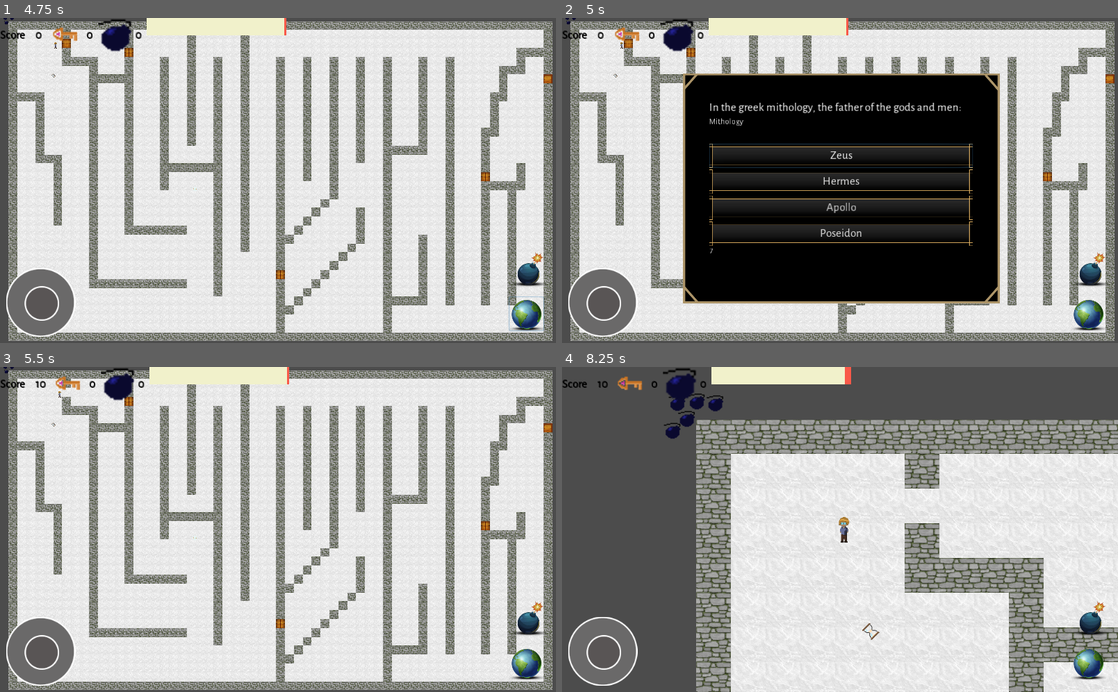
Above: before the commit, frames 1-4 (two rows, left to right).
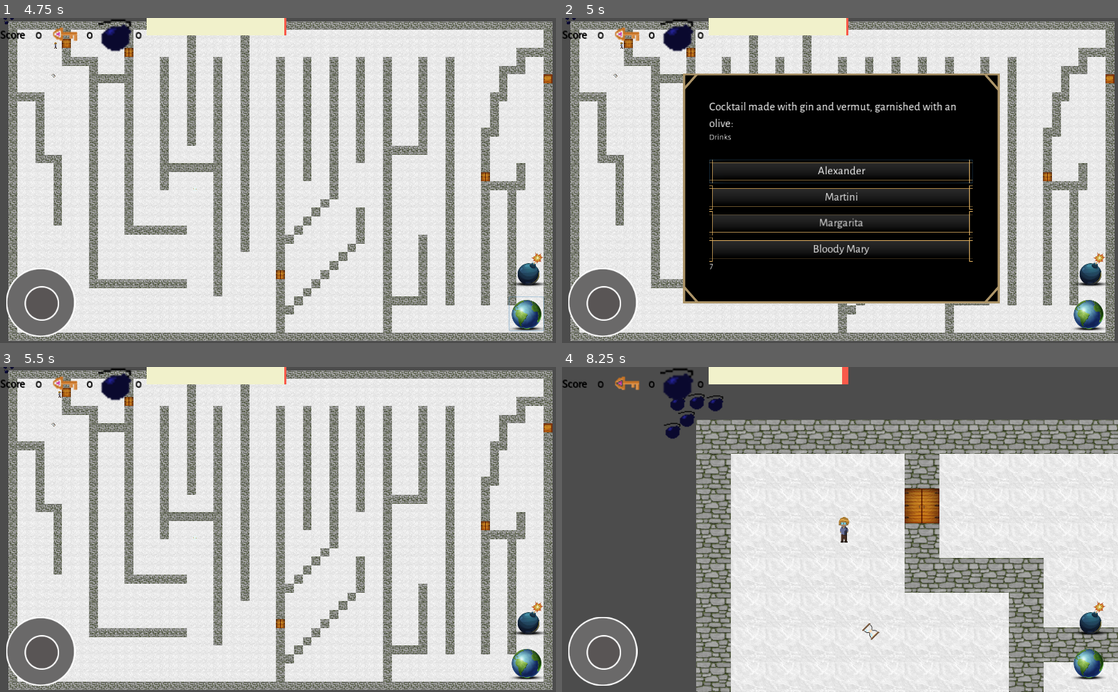
Above: after the commit, the same moments.

Repository: rogerdv/labyrinth
Game: Godot game, scene res://Scenes/main_menu.tscn
Two runs of this game, one before a commit and one after it. Both use one fixed random seed, a clock stepped at 60 frames per second and the inputs below. The engine's default icon, where the game draws it, is replaced by a stand-in: a white triangle on a blue panel in a dark square.
Inputs (mouse positions are in pixels of both pictures, inside the frame that each line leads up to):
- Up to frame 1 (4.75 s): click "New game" at 0.5 s; click (528, 268) at 1.25 s; click (528, 313) at 2 s; tap Enter at 2.75 s; move the mouse to (400, 164) at 2.77 s; hold Right (ui_right) 2.78-3.5 s; tap M at 2.85, 4.35 s; click (400, 164) at 2.92 s; tap Space at 3.02, 4.25 s; drag from (166, 196) to (55, 76) at 3.52 s; move the mouse to (333, 109) at 4.27 s; hold Right (ui_right) from 4.28 s (still down)
- Up to frame 2 (5 s): keep holding Right (ui_right)
- Up to frame 3 (5.5 s): release Right (ui_right) at 5 s; click "Zeus" (after the commit: "Alexander") at 5 s
- Up to frame 4 (8.25 s): tap Enter at 5.75, 8 s; drag from (812, 594) to (617, 425) at 5.77 s; tap Space at 6.5, 6.77 s; move the mouse to (1006, 578) at 6.52 s; hold Left (ui_left) 6.53-7.25 s; tap M at 6.6, 8.1 s; drag from (673, 480) to (756, 448) at 7.27 s; move the mouse to (867, 529) at 8.02 s; hold Down (ui_down) from 8.03 s (still down); click (867, 529) at 8.17 s

Frame 1 is identical in both runs. In frame 2, 11% of the frame differs, in the area x 26-74%, y 25-78%; in frame 3, 0.5%; in frame 4, 1.1%.

Commit message:
move some logic from QuestionPanel to GameInstance

Diff:
--- a/Scripts/GameInstance.gd
+++ b/Scripts/GameInstance.gd
@@ -1,9 +1,6 @@
 extends Node
 
 
-# Declare member variables here. Examples:
-# var a: int = 2
-# var b: String = "text"
 var easy
 var ghost
 var score:int = 0
@@ -12,6 +9,8 @@
 var KeysUsed:int = 0
 var BombsUsed:int = 0
 var GhostsKilled:int = 0
+
+
 #scene temp values
 var SceneScore:int = 0
 var SceneKeysUsed:int = 0
@@ -25,32 +24,18 @@
 var NextScene
 
 
-# Called when the node enters the scene tree for the first time.
 func _ready() -> void:
 	get_tree().set_quit_on_go_back(false)
-	var qfile = File.new()
+
 	if OS.get_locale().begins_with("es"):
-		qfile.open("res://QuestionsDB/easy-es.json", File.READ)
-		var Json = JSON.parse(qfile.get_as_text())
-		error = Json.error
+		_read_easy_question_db_by_lang("es")
+		_read_ghost_question_db_by_lang("es")
+	else:
+		_read_easy_question_db_by_lang("en")
+		_read_ghost_question_db_by_lang("en")
 
-		easy = Json.result
-		qfile.close()
-		qfile.open("res://QuestionsDB/ghost-es.json", File.READ)
-		Json  = JSON.parse(qfile.get_as_text())
-		ghost = Json.result
-		qfile.close()
-	else:
-		qfile.open("res://QuestionsDB/easy-en.json", File.READ)
-		var Json = JSON.parse(qfile.get_as_text())
-		error = Json.error
-		easy = Json.result
-		qfile.close()
-		qfile.open("res://QuestionsDB/ghost-en.json", File.READ)
-		Json  = JSON.parse(qfile.get_as_text())
-		ghost = Json.result
-		qfile.close()
 	randomize()
+
 
 func SaveGame():
 	var savefile = File.new()
@@ -61,6 +46,7 @@
 	savefile.store_32(KeysUsed)
 	savefile.store_32(BombsUsed)
 	savefile.store_32(GhostsKilled)
+
 
 func LoadGame():
 	var savefile = File.new()
@@ -75,6 +61,82 @@
 	get_tree().change_scene(scene)
 
 
-# Called every frame. 'delta' is the elapsed time since the previous frame.
-#func _process(delta: float) -> void:
-#	pass
+func get_easy_rand_question():
+	# generate a random question id
+	var idx = randi() % easy.size()
+
+	# check if question was recently displayed
+	while PrevEasy.has(idx):
+		idx = randi() % easy.size()
+
+	# clean previous easy question stack
+	_manage_easy_stack(idx)
+
+	# shuffle choises
+	return _shuffle_question_choices(easy[idx])
+
+
+func get_ghost_rand_question():
+	# generate a random question id
+	var idx = randi() % ghost.size()
+
+	# check if question was recently displayed
+	while PrevGhost.has(idx):
+		idx = randi() % ghost.size()
+
+	# clean previous ghost question stack
+	_manage_ghost_stack(idx)
+
+	# shuffle choises
+	return _shuffle_question_choices(ghost[idx])
+
+
+
+# Private
+
+
+func _read_easy_question_db_by_lang(lang):
+	var file = File.new()
+	file.open("res://QuestionsDB/easy-" + lang + ".json", File.READ)
+
+	var json_result = JSON.parse(file.get_as_text())
+	easy = json_result.result
+	error = json_result.error
+
+	file.close()
+
+
+func _read_ghost_question_db_by_lang(lang):
+	var file = File.new()
+	file.open("res://QuestionsDB/ghost-" + lang + ".json", File.READ)
+
+	var json_result = JSON.parse(file.get_as_text())
+	ghost = json_result.result
+	error = json_result.error
+
+	file.close()
+
+
+func _manage_easy_stack(idx : int):
+	if PrevEasy.size() == 5:
+		PrevEasy.remove(0)
+		PrevEasy.append(idx)
+	else:
+		PrevEasy.append(idx)
+
+
+func _manage_ghost_stack(idx : int):
+	if PrevGhost.size() == 5:
+		PrevGhost.remove(0)
+		PrevGhost.append(idx)
+	else:
+		PrevGhost.append(idx)
+
+
+func _shuffle_question_choices(question):
+	var choices = question.choices
+
+	choices.shuffle()
+	question.choices = choices
+
+	return question
--- a/Scripts/UI/QuestionPanel.gd
+++ b/Scripts/UI/QuestionPanel.gd
@@ -1,13 +1,10 @@
 extends Control
 
 
-# Declare member variables here. Examples:
-# var a: int = 2
-# var b: String = "text"
 var mode:int = 0
-var idx:int=0
-var q
-var timer:float=0
+var idx:int = 0
+var question
+var timer:float = 0
 var counter:int = 7
 var x:int
 var y:int
@@ -15,88 +12,70 @@
 var ghost
 
 
-# Called when the node enters the scene tree for the first time.
 func _ready() -> void:
 	$PanelContainer/VBoxContainer/HBoxContainer/time.text = String(counter)
-	if (mode==1):
-		idx = randi()%GameInstance.easy.size()
-		#check if question was recently displayed
-		while GameInstance.PrevEasy.has(idx):
-			idx = randi()%GameInstance.easy.size()
-		if GameInstance.PrevEasy.size()==5:
-			GameInstance.PrevEasy.remove(0)
-			GameInstance.PrevEasy.append(idx)
-		else:
-			GameInstance.PrevEasy.append(idx)
-		q = GameInstance.easy[idx]
-		$PanelContainer/VBoxContainer/question.text = q["question"]
-		$PanelContainer/VBoxContainer/topic.text = q["topic"]
-		var answers = q["choices"]
-		answers.shuffle()
-		$PanelContainer/VBoxContainer/a1.text = answers[0]["answer"]
-		$PanelContainer/VBoxContainer/a2.text = answers[1]["answer"]
-		$PanelContainer/VBoxContainer/a3.text = answers[2]["answer"]
-		$PanelContainer/VBoxContainer/a4.text = answers[3]["answer"]
-	elif (mode==2):
-		idx = randi()%GameInstance.ghost.size()
-		while GameInstance.PrevGhost.has(idx):
-			idx = randi()%GameInstance.ghost.size()
-		if GameInstance.PrevGhost.size()==5:
-			GameInstance.PrevGhost.remove(0)
-			GameInstance.PrevGhost.append(idx)
-		else:
-			GameInstance.PrevGhost.append(idx)
-		q = GameInstance.ghost[idx]
-		$PanelContainer/VBoxContainer/question.text = q["question"]
-		$PanelContainer/VBoxContainer/topic.text = q["topic"]
-		var answers = q["choices"]
-		answers.shuffle()
-		$PanelContainer/VBoxContainer/a1.text = answers[0]["answer"]
-		$PanelContainer/VBoxContainer/a2.text = answers[1]["answer"]
-		$PanelContainer/VBoxContainer/a3.text = answers[2]["answer"]
-		$PanelContainer/VBoxContainer/a4.text = answers[3]["answer"]
+
+	if (mode == 1):
+		# get a random question
+		question = GameInstance.get_easy_rand_question()
+	elif (mode == 2):
+		# get a random question
+		question = GameInstance.get_ghost_rand_question()
+
+	# populate question, topic and choices
+	$PanelContainer/VBoxContainer/question.text = question["question"]
+	$PanelContainer/VBoxContainer/topic.text = question["topic"]
+	$PanelContainer/VBoxContainer/a1.text = question['choices'][0]["answer"]
+	$PanelContainer/VBoxContainer/a2.text = question['choices'][1]["answer"]
+	$PanelContainer/VBoxContainer/a3.text = question['choices'][2]["answer"]
+	$PanelContainer/VBoxContainer/a4.text = question['choices'][3]["answer"]
 
 	GameInstance.paused = true
 
 
-# Called every frame. 'delta' is the elapsed time since the previous frame.
 func _process(delta: float) -> void:
-	timer+=delta
-	if timer>1:
-		timer=0
-		counter-=1
-		if counter>0:
+	timer += delta
+	if timer > 1:
+		timer = 0
+		counter -= 1
+		if counter > 0:
 			$PanelContainer/VBoxContainer/HBoxContainer/time.text = String(counter)
 		else:
-			if mode==1: 	#failed the question
-				#re-enable collision detection
+			if mode == 1: 	# failed the question
+				# re-enable collision detection
 				get_parent().get_node("../player").ToggleCollision(false)
 				queue_free()
 			else:
-				#ghost mde, go back to start
+				# ghost mode, go back to start
 				var start = get_parent().get_node("../SceneInfo").Start
 				get_parent().get_node("../player").position = start
 				queue_free()
 
 
 func AnswerPressed(extra_arg_0: int) -> void:
-	if q["choices"][extra_arg_0].correct=="yes":
+	if question["choices"][extra_arg_0].correct == "yes":
 		print("Correct!")
-		if mode==1:
-			tmap.set_cell(x,y,3)
+
+		if mode == 1:
+			tmap.set_cell(x, y, 3)
 		else:
 			ghost.queue_free()
-			GameInstance.SceneGhostsKilled+=1
+			GameInstance.SceneGhostsKilled += 1
+
 		get_parent().get_node("../SceneInfo").SceneScore +=10
-		#update score
+
+		# update score
 		var score = get_parent().get_node("../SceneInfo").SceneScore+GameInstance.score
 		get_parent().get_node("InfoBar/Cont/Score").text = String(score)
+
 		#re-enable collision detection
 		get_parent().get_node("../player").ToggleCollision(false)
 	else:
 		get_parent().get_node("../player").ToggleCollision(false)
-		if mode==2: 	#ghost mode
+
+		if mode==2: 	# ghost mode
 			var start = get_parent().get_node("../SceneInfo").Start
 			get_parent().get_node("../player").position = start
+
 	GameInstance.paused = false
 	queue_free()
